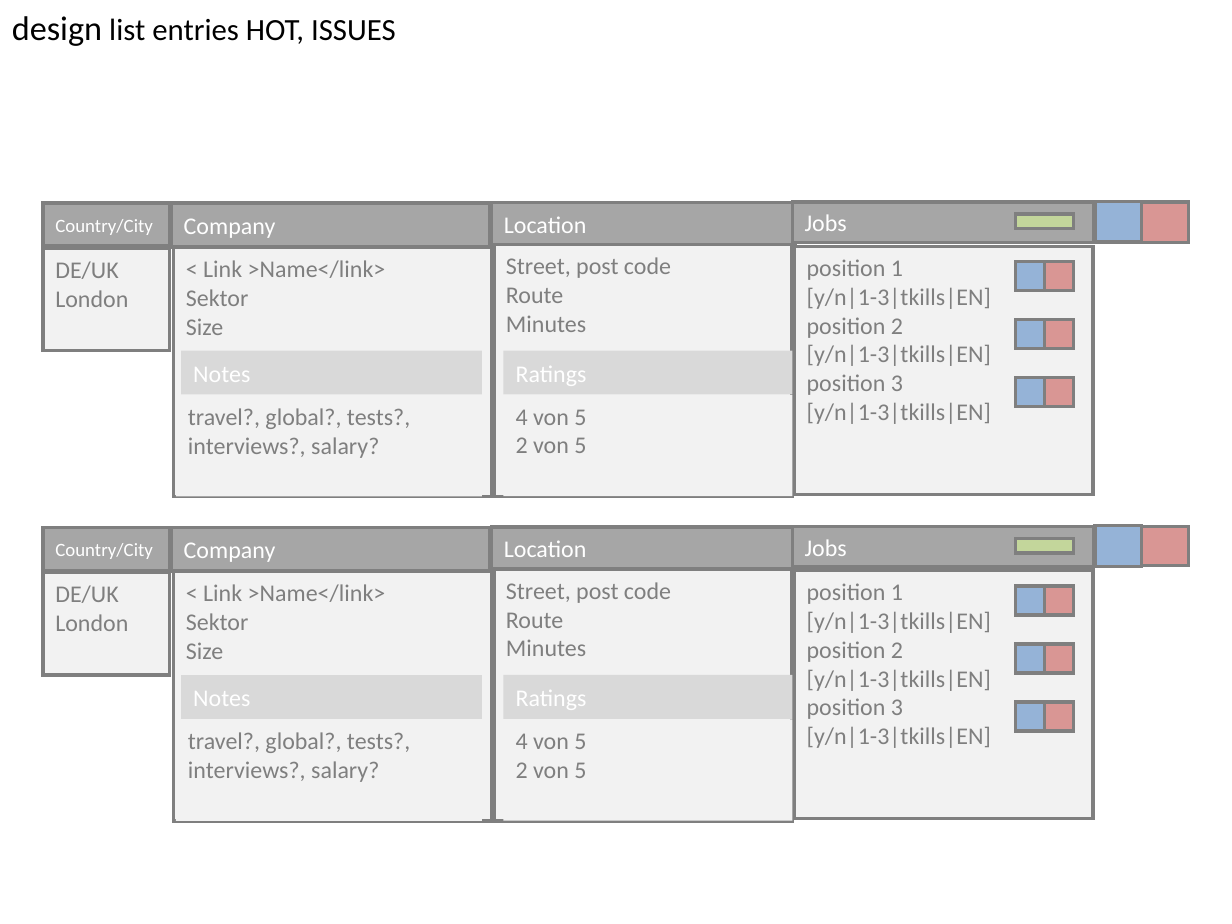
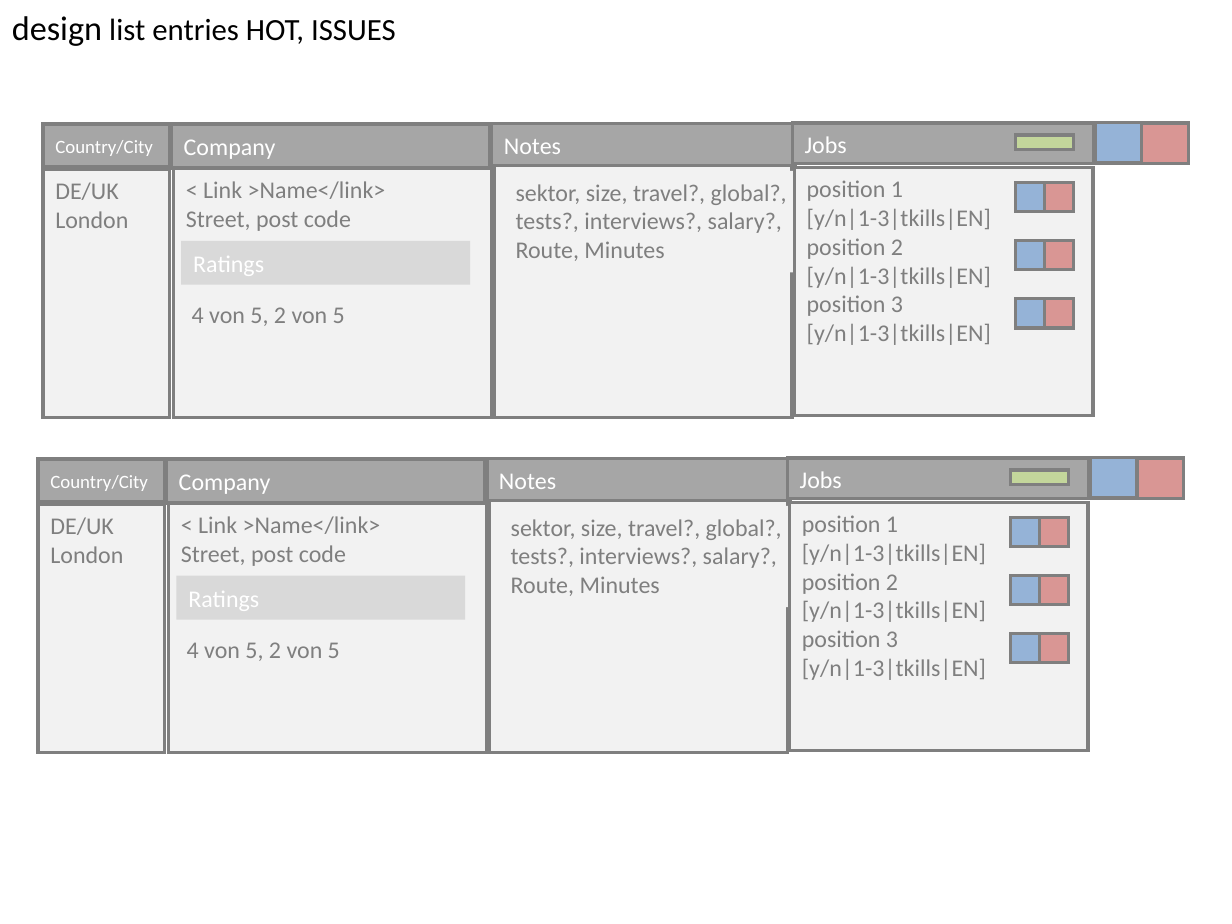
Before and after one commit to githubnorm/privat, a slide deck: slide 2 of docs/p1.ppt. Drawn at 1232x924 pixels with LibreOffice and Linux fonts; fonts in the diff are those of the drawing. Boxes give left, top, right and bottom in pixels: in the first picture for what was removed or moved away, otherwise in the second. Text is boxed around its words. In the diff, an @@ line names an element or a change of style, - is before the commit and + after.

```diff
--- a/docs/p1.ppt
+++ b/docs/p1.ppt
@@ rectangle "Notes": place and size @@
-rectangle "Notes" at [181,351,482,394]
+rectangle "Notes" at [492,123,795,165]
@@ rectangle "Notes" at [492,123,795,165]: fill #D9D9D9 to #A6A6A6; outline none to #7F7F7F 2.01 pt @@
@@ rectangle "DE/UK": place and size @@
-rectangle "DE/UK" at [43,248,169,350]
+rectangle "DE/UK" at [43,169,169,418]
@@ 8 rectangles: place and size @@
-8 rectangles at [43,201,1189,496]
+8 rectangles at [43,122,1189,418]
@@ rectangle added at [494,166,792,418], fill #F2F2F2, outline #7F7F7F 2.01 pt @@
@@ rectangle removed at [492,202,795,244] @@
-Location
@@ text added at [516,184,787,261], 14 pt, text #7F7F7F @@
+sektor, size, travel?, global?, tests?, interviews?, salary?, Route, Minutes
@@ rectangle: place and size @@
-rectangle at [1015,702,1045,732]
+rectangle at [1015,182,1045,212]
@@ rectangle: place and size @@
-rectangle at [1045,702,1074,732]
+rectangle at [1045,182,1074,212]
@@ text in rectangle at [186,210,351,231]: text changed @@
-Sektor
-Size
+Street, post code
@@ rectangle "Ratings": place and size @@
-rectangle "Ratings" at [504,351,793,395]
+rectangle "Ratings" at [181,240,471,285]
@@ rectangle removed at [494,245,792,496] @@
-Street, post code
-Route
-Minutes
@@ 4 rectangles: place and size @@
-4 rectangles at [1015,261,1074,349]
+4 rectangles at [1015,240,1074,329]
@@ text "4 von 5, 2 von ...": place and size @@
-text "4 von 5, 2 von ..." at [504,394,793,495]
+text "4 von 5, 2 von ..." at [192,307,345,326]
@@ text at [192,307,345,326]: text changed @@
-4 von 5
-2 von 5
+4 von 5, 2 von 5
@@ rectangle removed at [176,395,482,496] @@
-travel?, global?, tests?, interviews?, salary?
@@ rectangle "Notes" at [487,458,790,500]: fill #D9D9D9 to #A6A6A6; outline none to #7F7F7F 2.01 pt @@
@@ rectangle "Notes": place and size @@
-rectangle "Notes" at [181,675,482,718]
+rectangle "Notes" at [487,458,790,500]
@@ 4 rectangles: place and size @@
-4 rectangles at [43,527,1093,818]
+4 rectangles at [38,460,1088,750]
@@ rectangle "DE/UK": place and size @@
-rectangle "DE/UK" at [43,573,169,675]
+rectangle "DE/UK" at [38,504,164,753]
@@ 4 rectangles: place and size @@
-4 rectangles at [174,526,1189,821]
+4 rectangles at [169,457,1184,753]
@@ rectangle added at [489,500,787,752], fill #F2F2F2, outline #7F7F7F 2.01 pt @@
@@ rectangle removed at [492,527,795,569] @@
-Location
@@ text added at [511,519,782,596], 14 pt, text #7F7F7F @@
+sektor, size, travel?, global?, tests?, interviews?, salary?, Route, Minutes
@@ rectangle: place and size @@
-rectangle at [1015,378,1045,408]
+rectangle at [1010,517,1040,547]
@@ rectangle: place and size @@
-rectangle at [1045,378,1074,408]
+rectangle at [1040,517,1069,547]
@@ text in rectangle at [181,545,346,566]: text changed @@
-Sektor
-Size
+Street, post code
@@ rectangle removed at [494,569,792,821] @@
-Street, post code
-Route
-Minutes
@@ rectangle "Ratings": place and size @@
-rectangle "Ratings" at [504,675,793,719]
+rectangle "Ratings" at [176,575,466,620]
@@ text "4 von 5, 2 von ...": place and size @@
-text "4 von 5, 2 von ..." at [504,719,793,821]
+text "4 von 5, 2 von ..." at [187,642,340,661]
@@ text at [187,642,340,661]: text changed @@
-4 von 5
-2 von 5
+4 von 5, 2 von 5
@@ 4 rectangles: place and size @@
-4 rectangles at [1015,586,1074,674]
+4 rectangles at [1010,575,1069,663]
@@ rectangle removed at [176,719,482,821] @@
-travel?, global?, tests?, interviews?, salary?
```
Also in this commit, not shown: 1 other slide changed, 3 slides added, 1 slide removed, 14 other files.
